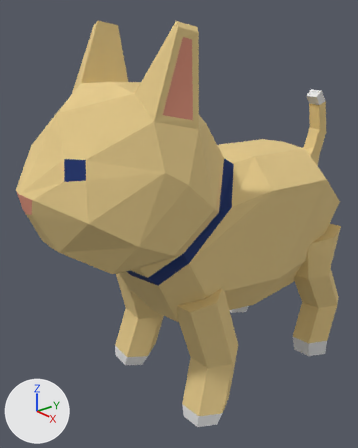
What one commit did to the Blender file blender/cat.blend.
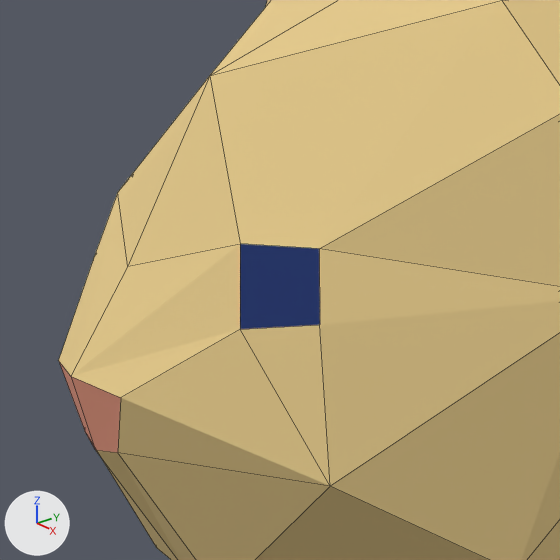
Each version is shown whole from a 50 mm camera at (1.342, -1.355, 1.435) aimed at (-0.054, -0.191, 0.683), then close up on the part from 0% to 42% of the width and 21% to 54% of the height. Lighting does not change. The marker at lower left points along +X, +Y and +Z. The close-ups show mesh edges as thin lines.

In view in the first close-up: 'body'.
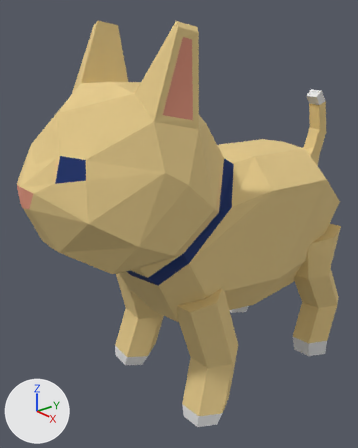
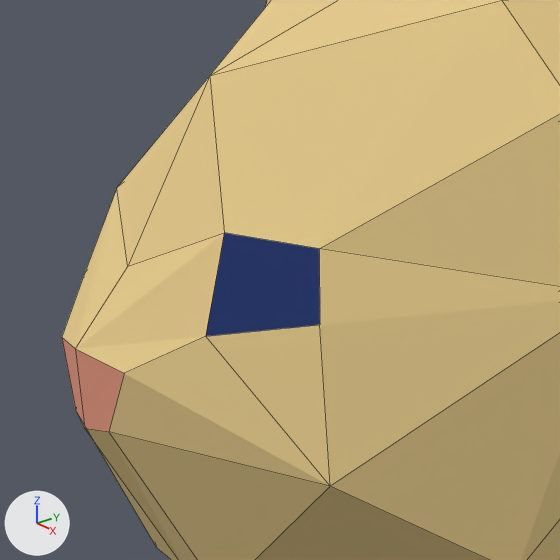
Changed parts and their boxes [x1, y1, x2, y2] in the close-ups (560 x 560 px; the box of a moved part takes in the faces that stretch with it):
'body', reshaped: before [59, 0, 560, 560]; after [62, 0, 560, 560]
part 1 of me_plane_001, moved or reshaped: before [59, 1, 560, 560]; after [62, 1, 560, 560]

Edits to the bpy script that builds the scene:
```text
Change me_plane_001:
    where me_plane_001.from_pydata(...)  # 91 vertices, 78 faces; spans x 0.0..0.313, y -0.839..0.623, z 0.301..1.428
    used by ob_body; location = (0.0, 0.0, 0.0)
    me_plane_001 part 1
    me_plane_001.vertices[17].co: (0.0, -0.839, 0.964) -> (0.0, -0.832, 0.985)  # pixel (70, 376) -> pixel (75, 348)
    me_plane_001.vertices[55].co: (0.106, -0.739, 1.074) -> (0.093, -0.744, 1.081)  # pixel (240, 243) -> pixel (224, 232)
    me_plane_001.vertices[56].co: (0.129, -0.756, 1.017) -> (0.108, -0.775, 1.01)  # pixel (240, 329) -> pixel (205, 336)
    me_plane_001.vertices[57].co: (0.058, -0.825, 0.959) -> (0.058, -0.82, 0.978)  # pixel (120, 397) -> pixel (124, 373)
    me_plane_001.vertices[58].co: (0.0, -0.827, 0.9) -> (0.0, -0.833, 0.92)  # pixel (95, 449) -> pixel (84, 428)
    me_plane_001.vertices[59].co: (0.031, -0.821, 0.906) -> (0.031, -0.826, 0.924)  # pixel (117, 452) -> pixel (108, 431)
```
